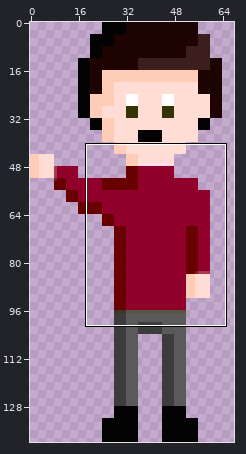
Edited in one commit: sprite sheet (images/wave2.png). The picture above shows the old version from afar; the outline marks the close-up.
Close-up. Old version:
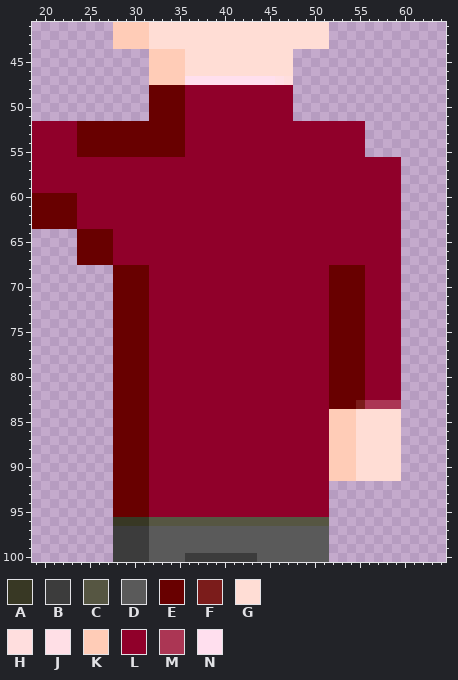
The file is 80x140 pixels. Colours within 5 levels of each other are drawn and written as one. Shown: x 19..64, y 41..100. The wide view leaves out empty margins.
Palette (. is transparent): A #383824  B #3c3c3c  C #565642  D #5a5a5a  E #680000  F #7b1c1b  G #ffddd5  H #ffdede  J #ffdfe6  K #ffccb7  L #90002a  M #ab3654  N #ffdfee
Pixels before (only the part around the change), first column x 19:
 41 .........KKKKGGGGGGGGGGGGGGGGGGGG...........
 42 .........KKKKGGGGGGGGGGGGGGGGGGGG...........
 43 .........KKKKGGGGGGGGGGGGGGGGGGGG...........
 44 .............KKKKGGGGGGGGGGGG...............
 45 .............KKKKGGGGGGGGGGGG...............
 46 .............KKKKGGGGGGGGGGGG...............
 47 .............KKKKNNNNNNNNNNJH...............
 48 .............EEEELLLLLLLLLLLL...............
 49 .............EEEELLLLLLLLLLLL...............
 50 .............EEEELLLLLLLLLLLL...............
 51 .............EEEELLLLLLLLLLLL...............
 52 LLLLLEEEEEEEEEEEELLLLLLLLLLLLLLLLLLLL.......
 53 LLLLLEEEEEEEEEEEELLLLLLLLLLLLLLLLLLLL.......
 54 LLLLLEEEEEEEEEEEELLLLLLLLLLLLLLLLLLLL.......
 55 LLLLLEEEEEEEEEEEELLLLLLLLLLLLLLLLLLLL.......
 56 LLLLLLLLLLLLLLLLLLLLLLLLLLLLLLLLLLLLLLLLL...
 57 LLLLLLLLLLLLLLLLLLLLLLLLLLLLLLLLLLLLLLLLL...
 58 LLLLLLLLLLLLLLLLLLLLLLLLLLLLLLLLLLLLLLLLL...
 59 LLLLLLLLLLLLLLLLLLLLLLLLLLLLLLLLLLLLLLLLL...
 60 EEEEELLLLLLLLLLLLLLLLLLLLLLLLLLLLLLLLLLLL...
 61 EEEEELLLLLLLLLLLLLLLLLLLLLLLLLLLLLLLLLLLL...
 62 EEEEELLLLLLLLLLLLLLLLLLLLLLLLLLLLLLLLLLLL...
 63 EEEEELLLLLLLLLLLLLLLLLLLLLLLLLLLLLLLLLLLL...
 64 .....EEEELLLLLLLLLLLLLLLLLLLLLLLLLLLLLLLL...
 65 .....EEEELLLLLLLLLLLLLLLLLLLLLLLLLLLLLLLL...
 66 .....EEEELLLLLLLLLLLLLLLLLLLLLLLLLLLLLLLL...
 67 .....EEEELLLLLLLLLLLLLLLLLLLLLLLLLLLLLLLL...
 68 .........EEEELLLLLLLLLLLLLLLLLLLLEEEELLLL...
 69 .........EEEELLLLLLLLLLLLLLLLLLLLEEEELLLL...
 70 .........EEEELLLLLLLLLLLLLLLLLLLLEEEELLLL...
 71 .........EEEELLLLLLLLLLLLLLLLLLLLEEEELLLL...
 72 .........EEEELLLLLLLLLLLLLLLLLLLLEEEELLLL...
 73 .........EEEELLLLLLLLLLLLLLLLLLLLEEEELLLL...
 74 .........EEEELLLLLLLLLLLLLLLLLLLLEEEELLLL...
 75 .........EEEELLLLLLLLLLLLLLLLLLLLEEEELLLL...
 76 .........EEEELLLLLLLLLLLLLLLLLLLLEEEELLLL...
 77 .........EEEELLLLLLLLLLLLLLLLLLLLEEEELLLL...
 78 .........EEEELLLLLLLLLLLLLLLLLLLLEEEELLLL...
 79 .........EEEELLLLLLLLLLLLLLLLLLLLEEEELLLL...
 80 .........EEEELLLLLLLLLLLLLLLLLLLLEEEELLLL...
 81 .........EEEELLLLLLLLLLLLLLLLLLLLEEEELLLL...
 82 .........EEEELLLLLLLLLLLLLLLLLLLLEEEELLLL...
 83 .........EEEELLLLLLLLLLLLLLLLLLLLEEEFMMMM...
 84 .........EEEELLLLLLLLLLLLLLLLLLLLKKKGGGGG...
 85 .........EEEELLLLLLLLLLLLLLLLLLLLKKKGGGGG...
 86 .........EEEELLLLLLLLLLLLLLLLLLLLKKKGGGGG...
 87 .........EEEELLLLLLLLLLLLLLLLLLLLKKKGGGGG...
 88 .........EEEELLLLLLLLLLLLLLLLLLLLKKKGGGGG...
 89 .........EEEELLLLLLLLLLLLLLLLLLLLKKKGGGGG...
 90 .........EEEELLLLLLLLLLLLLLLLLLLLKKKGGGGG...
 91 .........EEEELLLLLLLLLLLLLLLLLLLLKKKGGGGG...
 92 .........EEEELLLLLLLLLLLLLLLLLLLL...........
 93 .........EEEELLLLLLLLLLLLLLLLLLLL...........
 94 .........EEEELLLLLLLLLLLLLLLLLLLL...........
 95 .........EEEELLLLLLLLLLLLLLLLLLLL...........
 96 .........AAAACCCCCCCCCCCCCCCCCCCC...........
 97 .........BBBBDDDDDDDDDDDDDDDDDDDD...........
 98 .........BBBBDDDDDDDDDDDDDDDDDDDD...........
 99 .........BBBBDDDDDDDDDDDDDDDDDDDD...........
100 .........BBBBDDDDBBBBBBBBDDDDDDDD...........
After:
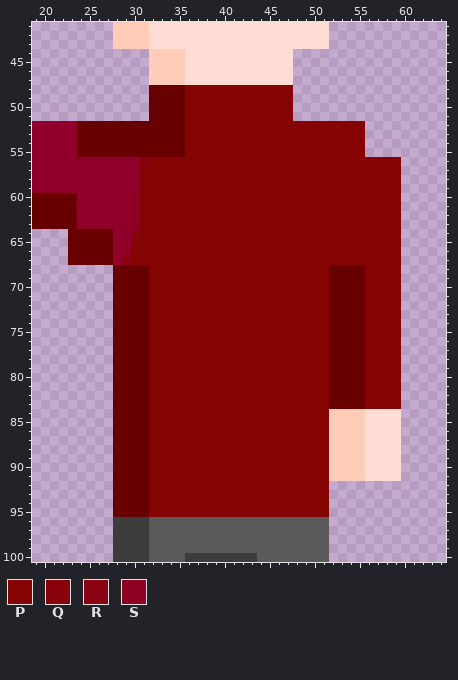
Colours new in this view: P #860303  Q #880309  R #8a0214  S #8e0123
The edit:
Changed rows in their new state; - is an unchanged pixel.
first column x 23:
 47 -------------GGGGGGGGGGGG------------
 48 -------------PPPPPPPPPPPP------------
 49 -------------PPPPPPPPPPPP------------
 50 -------------PPPPPPPPPPPP------------
 51 -------------PPPPPPPPPPPP------------
 52 -------------PPPPPPPPPPPPPPPPPPPP----
 53 -------------PPPPPPPPPPPPPPPPPPPP----
 54 -------------PPPPPPPPPPPPPPPPPPPP----
 55 -------------PPPPPPPPPPPPPPPPPPPP----
 56 --------QPPPPPPPPPPPPPPPPPPPPPPPPPPPP
 57 --------PPPPPPPPPPPPPPPPPPPPPPPPPPPPP
 58 --------PPPPPPPPPPPPPPPPPPPPPPPPPPPPP
 59 --------PPPPPPPPPPPPPPPPPPPPPPPPPPPPP
 60 -------SPPPPPPPPPPPPPPPPPPPPPPPPPPPPP
 61 -------SPPPPPPPPPPPPPPPPPPPPPPPPPPPPP
 62 -------SPPPPPPPPPPPPPPPPPPPPPPPPPPPPP
 63 -------SPPPPPPPPPPPPPPPPPPPPPPPPPPPPP
 64 E------RPPPPPPPPPPPPPPPPPPPPPPPPPPPPP
 65 E------PPPPPPPPPPPPPPPPPPPPPPPPPPPPPP
 66 E-----SPPPPPPPPPPPPPPPPPPPPPPPPPPPPPP
 67 E-----RPPPPPPPPPPPPPPPPPPPPPPPPPPPPPP
 68 ---------PPPPPPPPPPPPPPPPPPPP----PPPP
 69 ---------PPPPPPPPPPPPPPPPPPPP----PPPP
 70 ---------PPPPPPPPPPPPPPPPPPPP----PPPP
 71 ---------PPPPPPPPPPPPPPPPPPPP----PPPP
 72 ---------PPPPPPPPPPPPPPPPPPPP----PPPP
 73 ---------PPPPPPPPPPPPPPPPPPPP----PPPP
 74 ---------PPPPPPPPPPPPPPPPPPPP----PPPP
 75 ---------PPPPPPPPPPPPPPPPPPPP----PPPP
 76 ---------PPPPPPPPPPPPPPPPPPPP----PPPP
 77 ---------PPPPPPPPPPPPPPPPPPPP----PPPP
 78 ---------PPPPPPPPPPPPPPPPPPPP----PPPP
 79 ---------PPPPPPPPPPPPPPPPPPPP----PPPP
 80 ---------PPPPPPPPPPPPPPPPPPPP----PPPP
 81 ---------PPPPPPPPPPPPPPPPPPPP----PPPP
 82 ---------PPPPPPPPPPPPPPPPPPPP----PPPP
 83 ---------PPPPPPPPPPPPPPPPPPPP---EPPPP
 84 ---------PPPPPPPPPPPPPPPPPPPP---K----
 85 ---------PPPPPPPPPPPPPPPPPPPP---K----
 86 ---------PPPPPPPPPPPPPPPPPPPP---K----
 87 ---------PPPPPPPPPPPPPPPPPPPP---K----
 88 ---------PPPPPPPPPPPPPPPPPPPP---K----
 89 ---------PPPPPPPPPPPPPPPPPPPP---K----
 90 ---------PPPPPPPPPPPPPPPPPPPP---K----
 91 ---------PPPPPPPPPPPPPPPPPPPP---K----
 92 ---------PPPPPPPPPPPPPPPPPPPP--------
 93 ---------PPPPPPPPPPPPPPPPPPPP--------
 94 ---------PPPPPPPPPPPPPPPPPPPP--------
 95 ---------PPPPPPPPPPPPPPPPPPPP--------
 96 -----BBBBDDDDDDDDDDDDDDDDDDDD--------
Boxes around the changes in both close-ups, in picture pixels (x1, y1, x2, y2):
changed: (113, 76, 401, 526)
added: (68, 229, 77, 265)
